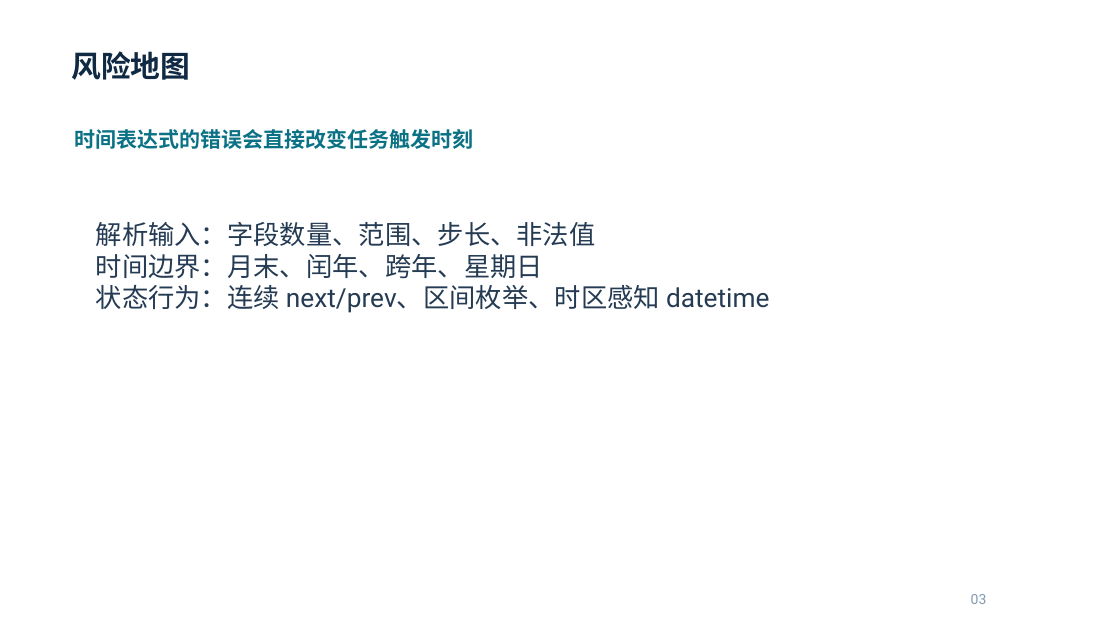
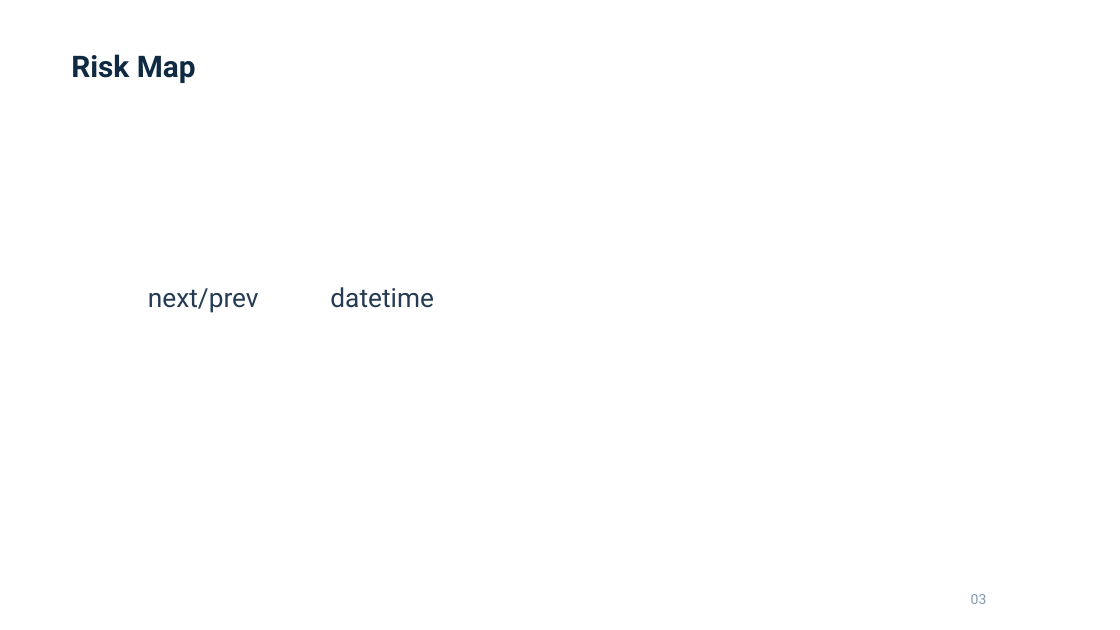
Before and after one commit to cornell-hust/ST_pratice, a slide deck: slide 3 of module1/presentation/build/candidate.pptx. Drawn at 1120x630 pixels with LibreOffice and Linux fonts; fonts in the diff are those of the drawing. Boxes give left, top, right and bottom in pixels: in the first picture for what was removed or moved away, otherwise in the second. Text is boxed around its words. In the diff, an @@ line names an element or a change of style, - is before the commit and + after.

Commit message:
fix(module1): use ASCII-safe presentation text

```diff
--- a/module1/presentation/build/candidate.pptx
+++ b/module1/presentation/build/candidate.pptx
@@ text at bbox=[71, 54, 196, 83]: text changed @@
-风险地图
+Risk Map
@@ text removed at bbox=[75, 129, 474, 149] @@
-时间表达式的错误会直接改变任务触发时刻
@@ text at bbox=[148, 287, 434, 313]: text changed @@
-解析输入：字段数量、范围、步长、非法值
-时间边界：月末、闰年、跨年、星期日
-状态行为：连续 next/prev、区间枚举、时区感知 datetime
+next/prev datetime
```
Also in this commit, not shown: 10 other slides changed, 15 other files.
